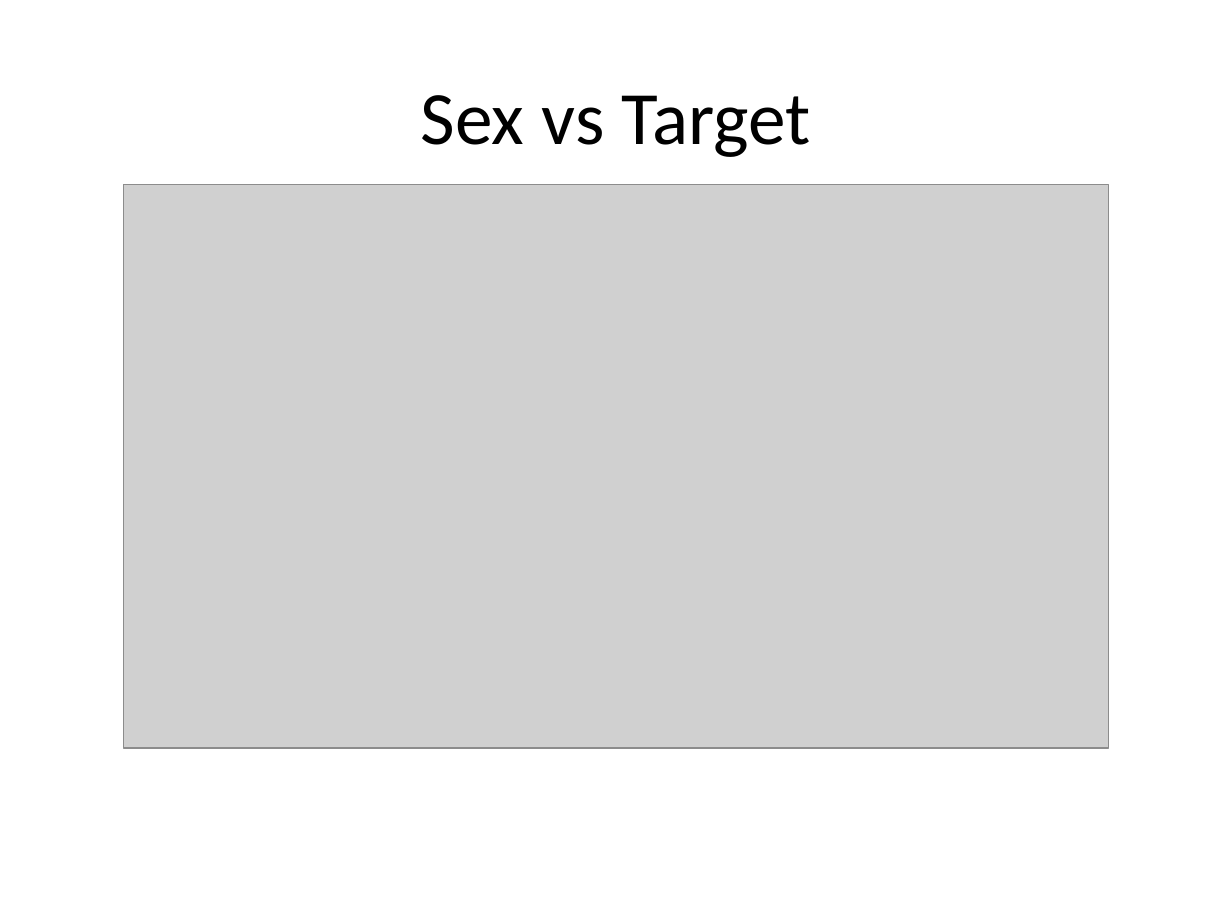
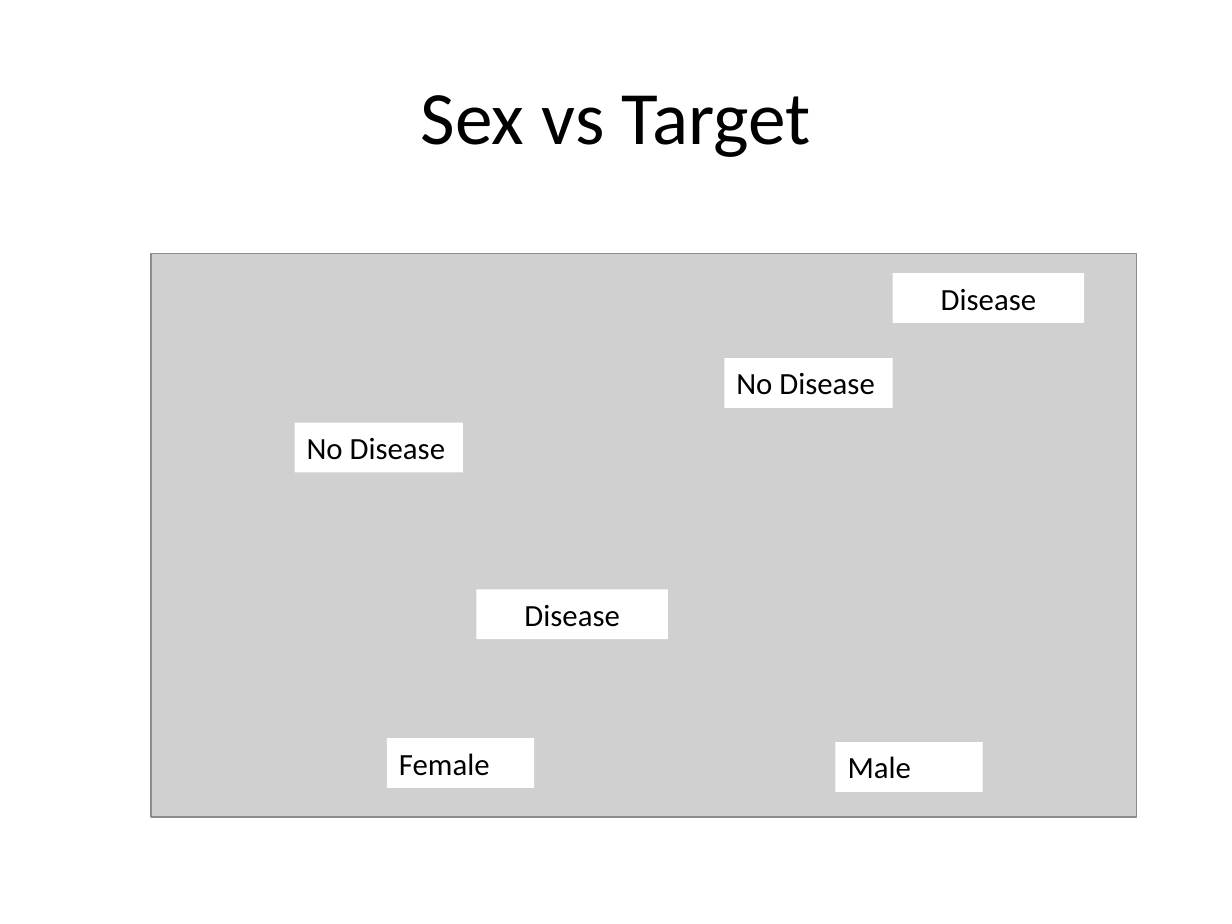
Before and after one commit to AndreaLHazzard/Heart_Disease_Predictor, a slide deck: slide 16 of Heart_Disease_Model_Presentation.pptx (slide 14 before the commit). Drawn at 1232x924 pixels with LibreOffice and Linux fonts; fonts in the diff are those of the drawing; grey boxes stand for pictures. Boxes give left, top, right and bottom in pixels: in the first picture for what was removed or moved away, otherwise in the second. Text is boxed around its words. In the diff, an @@ line names an element or a change of style, - is before the commit and + after.

```diff
--- a/Heart_Disease_Model_Presentation.pptx
+++ b/Heart_Disease_Model_Presentation.pptx
@@ picture: place and size @@
-picture at <box>123,185,1109,748</box>
+picture at <box>152,254,1137,817</box>
@@ rectangle added at <box>893,274,1084,323</box>, fill #FFFFFF, 18 pt, text #000000 @@
+Disease
@@ rectangle added at <box>724,359,893,408</box>, fill #FFFFFF, 18 pt, text #000000 @@
+No Disease
@@ rectangle added at <box>294,423,463,472</box>, fill #FFFFFF, 18 pt, text #000000 @@
+No Disease
@@ rectangle added at <box>477,589,668,638</box>, fill #FFFFFF, 18 pt, text #000000 @@
+Disease
@@ rectangle added at <box>387,738,535,787</box>, fill #FFFFFF, 18 pt, text #000000 @@
+Female
@@ rectangle added at <box>835,742,983,791</box>, fill #FFFFFF, 18 pt, text #000000 @@
+Male
```
Also in this commit, not shown: 13 other slides changed, 6 slides added, 4 slides removed.
